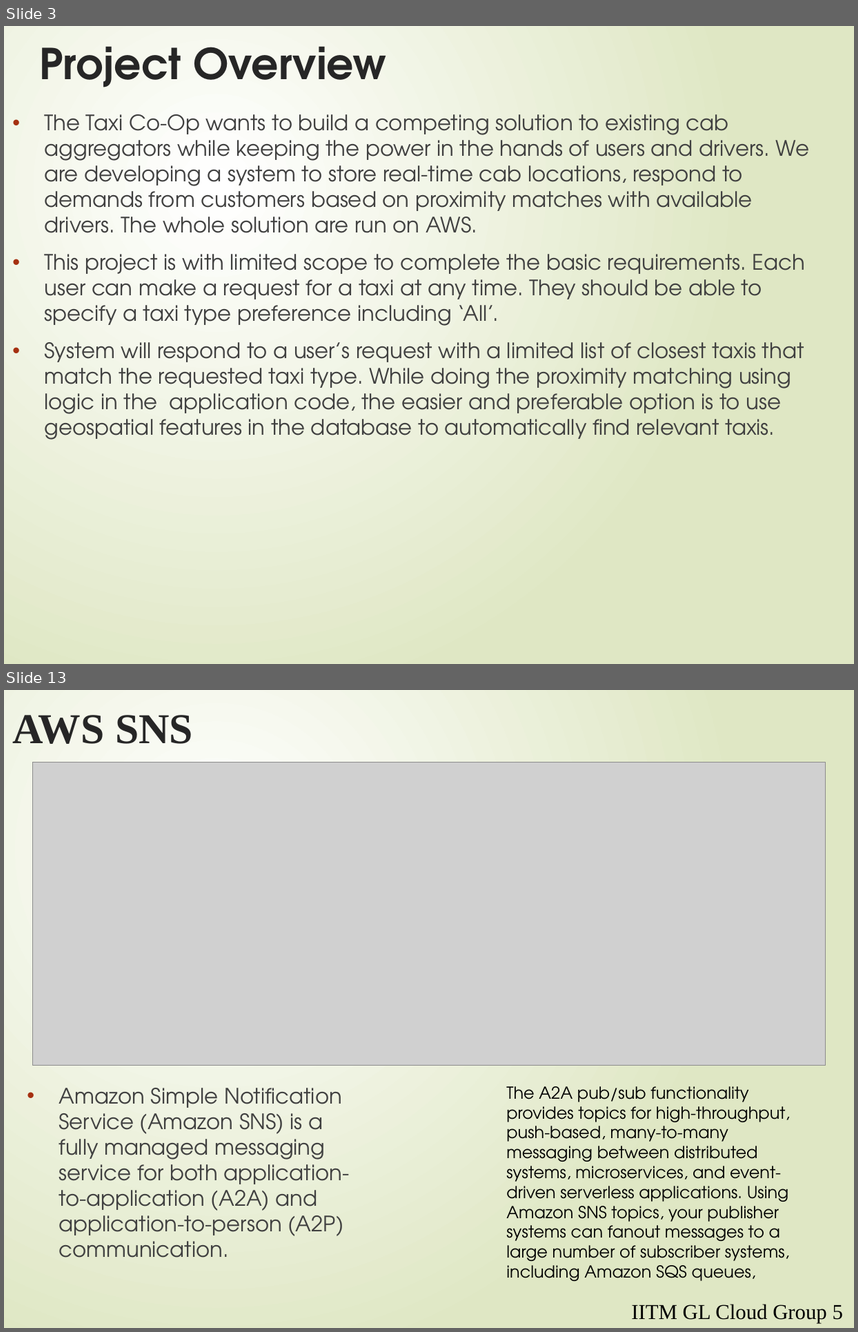
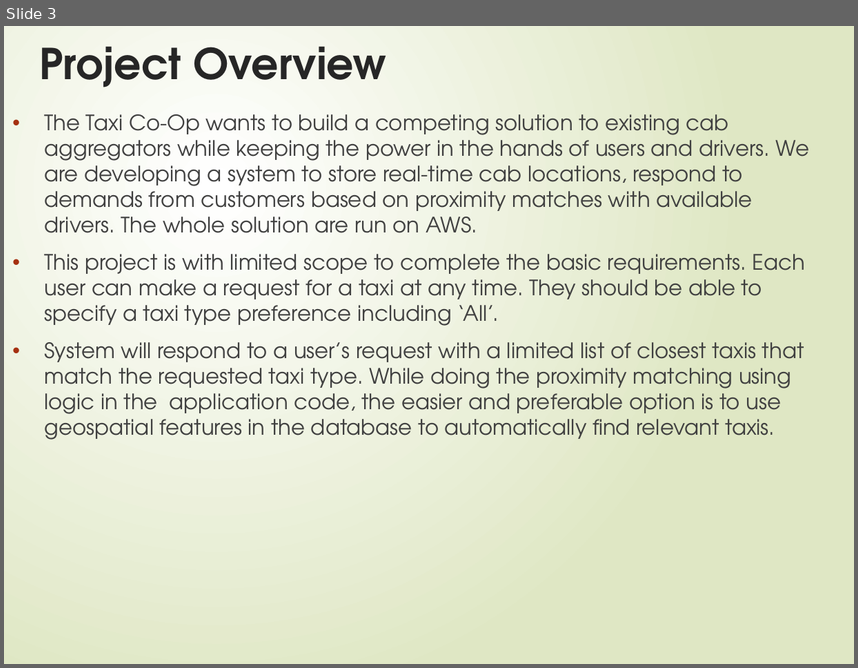
Before and after one commit to smitagarg1/Taxi-Agg_Final-Submission, a slide deck: GLTaxiAgg-BookingandTracking System.pptx. Shown one above the other, each under a label of ours: slides 3 and 13 before the commit, slide 3 after it; the slides between them are not shown. The pictures are 858x1332 and 858x668 pixels, drawn with LibreOffice and Linux fonts; fonts in the diff are those of the drawing; grey boxes stand for pictures. Boxes give left, top, right and bottom in pixels: in the first picture for what was removed or moved away, otherwise in the second. Text is boxed around its words. In the diff, an @@ line names an element or a change of style, - is before the commit and + after.

```diff
--- a/GLTaxiAgg-BookingandTracking System.pptx
+++ b/GLTaxiAgg-BookingandTracking System.pptx
@@ slide 13 removed at (x1=4, y1=690, x2=854, y2=1328), background gradient #FFFFFF to #DFE8C4 @@
@@ title removed at (x1=12, y1=715, x2=193, y2=744) @@
-AWS SNS
@@ picture removed at (x1=33, y1=762, x2=826, y2=1065) @@
@@ text removed at (x1=59, y1=1087, x2=350, y2=1257) @@
-• Amazon Simple Notification Service (Amazon SNS) is a fully managed messaging service for both application-to-application (A2A) and application-to-person (A2P) communication.
@@ text removed at (x1=506, y1=1086, x2=790, y2=1281) @@
-The A2A pub/sub functionality provides topics for high-throughput, push-based, many-to-many messaging between distributed systems, microservices, and event-driven serverless applications. Using Amazon SNS topics, your publisher systems can fanout messages to a large number of subscriber systems, including Amazon SQS queues,
@@ text removed at (x1=631, y1=1303, x2=843, y2=1323) @@
-IITM GL Cloud Group 5
```
Also in this commit, not shown: 8 slides changed, 4 slides added, 13 other slides removed, 2 other files.
